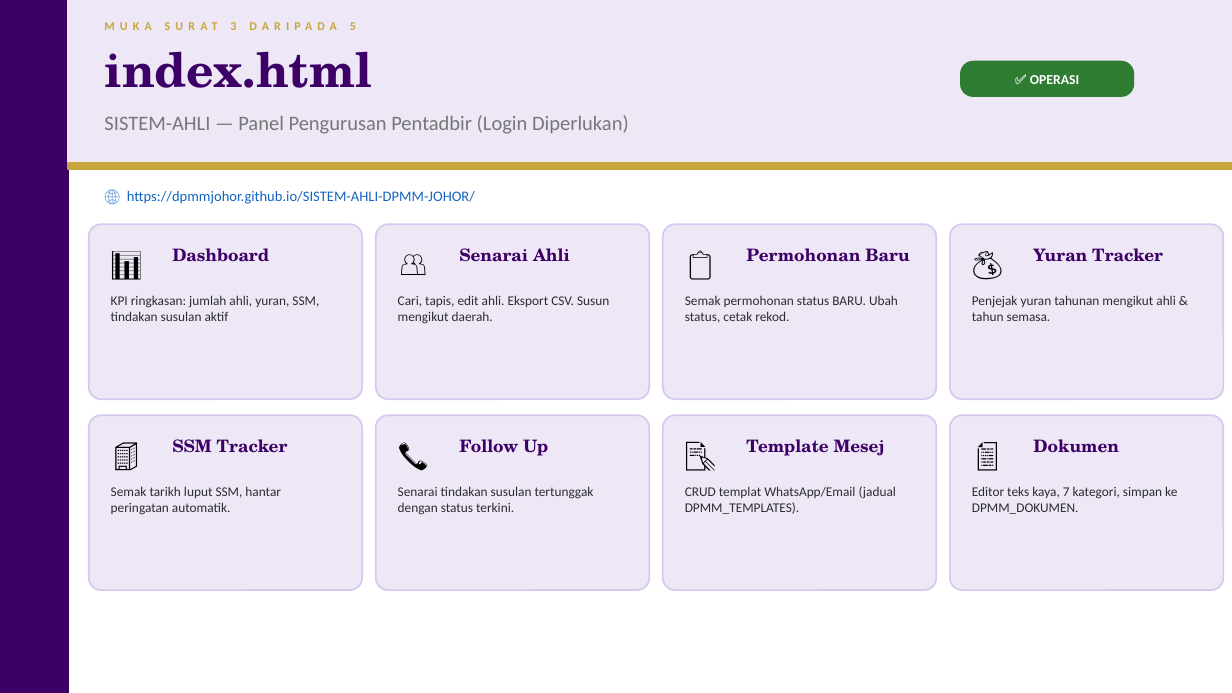
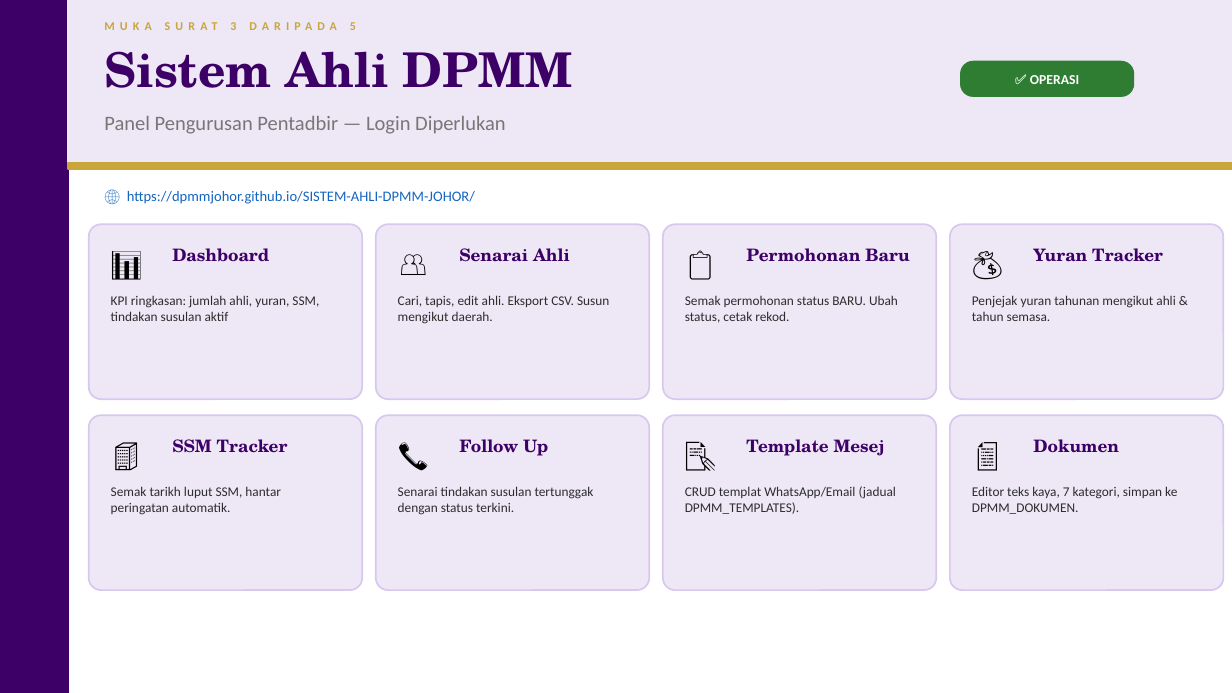
Before and after one commit to DPMMJOHOR/SISTEM-AHLI-DPMM-JOHOR, a slide deck: slide 3 of LAPORAN-SISTEM-DPMM-JOHOR.pptx. Drawn at 1232x693 pixels with LibreOffice and Linux fonts; fonts in the diff are those of the drawing. Boxes give left, top, right and bottom in pixels: in the first picture for what was removed or moved away, otherwise in the second. Text is boxed around its words. In the diff, an @@ line names an element or a change of style, - is before the commit and + after.

Commit message:
docs: rename slides - Borang Permohonan DPMM + Sistem Ahli DPMM

```diff
--- a/LAPORAN-SISTEM-DPMM-JOHOR.pptx
+++ b/LAPORAN-SISTEM-DPMM-JOHOR.pptx
@@ text at [104,51,573,88]: text changed @@
-index.html
+Sistem Ahli DPMM
@@ text at [104,116,505,134]: text changed @@
-SISTEM-AHLI — Panel Pengurusan Pentadbir (Login Diperlukan)
+Panel Pengurusan Pentadbir — Login Diperlukan
```
Also in this commit, not shown: 2 other slides changed, 1 other file.
